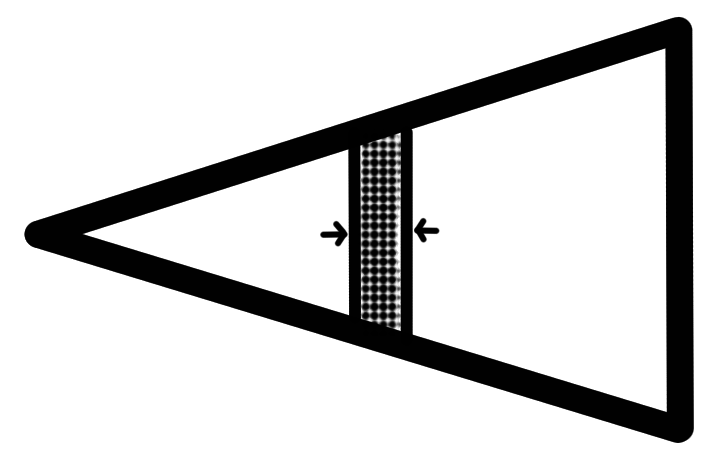
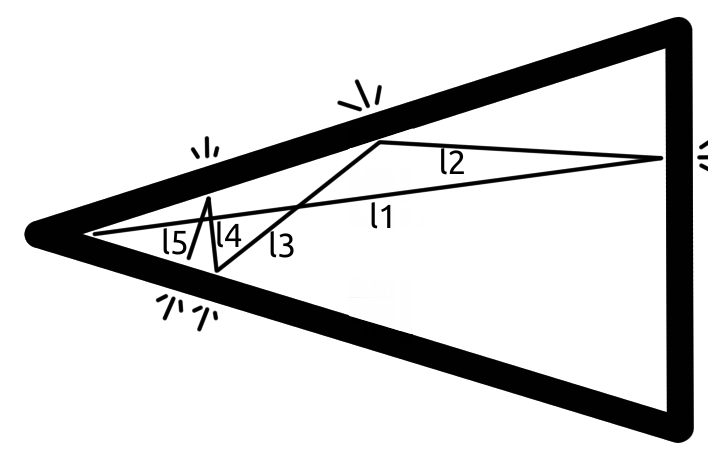
The second w=708, h=456 image is a revision of the first. Changes to its layers:
painted on "Layer 4(pasted)" over [92, 79, 708, 334]
hid "Layer 3(pasted)", painted on it over [242, 79, 562, 332]
